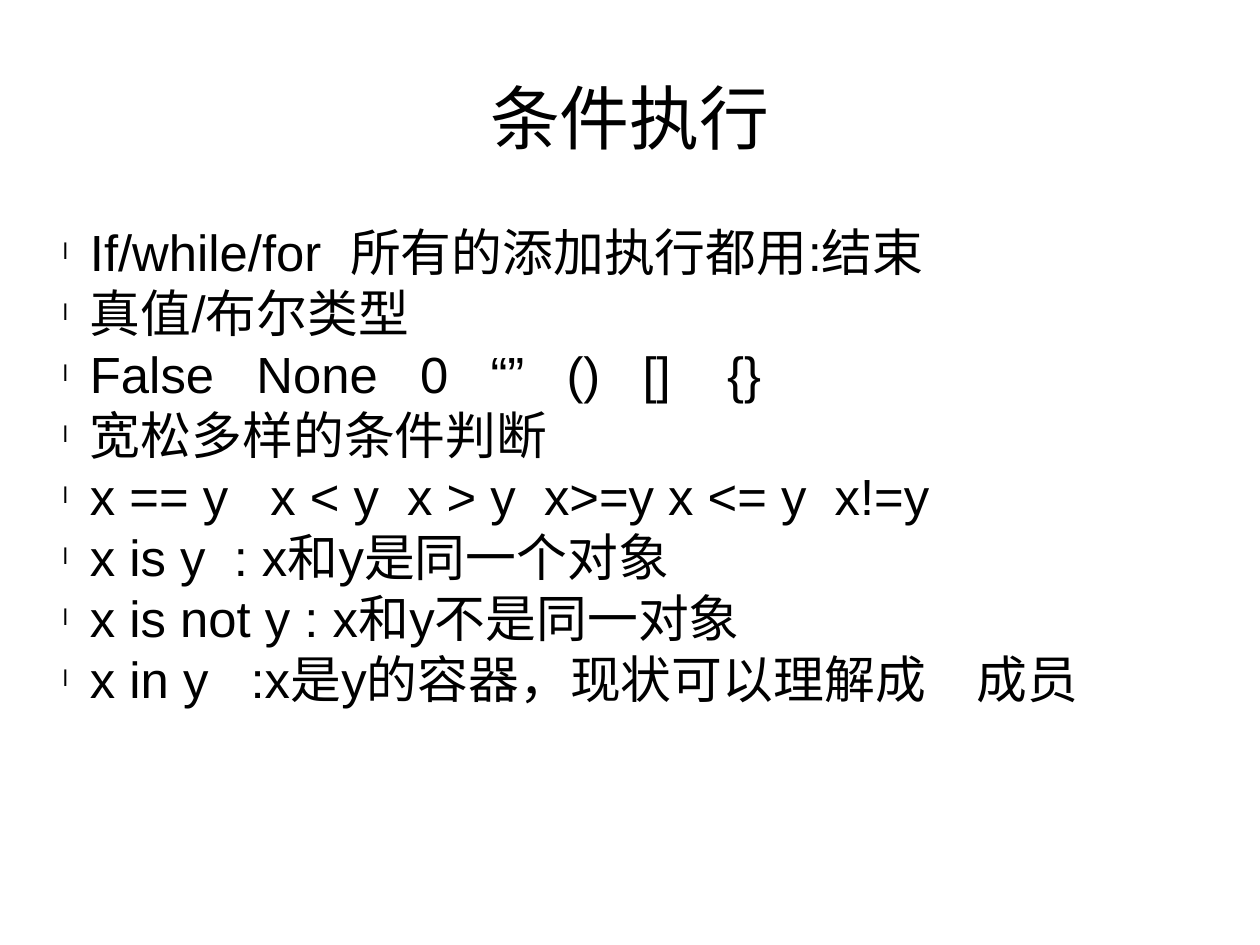
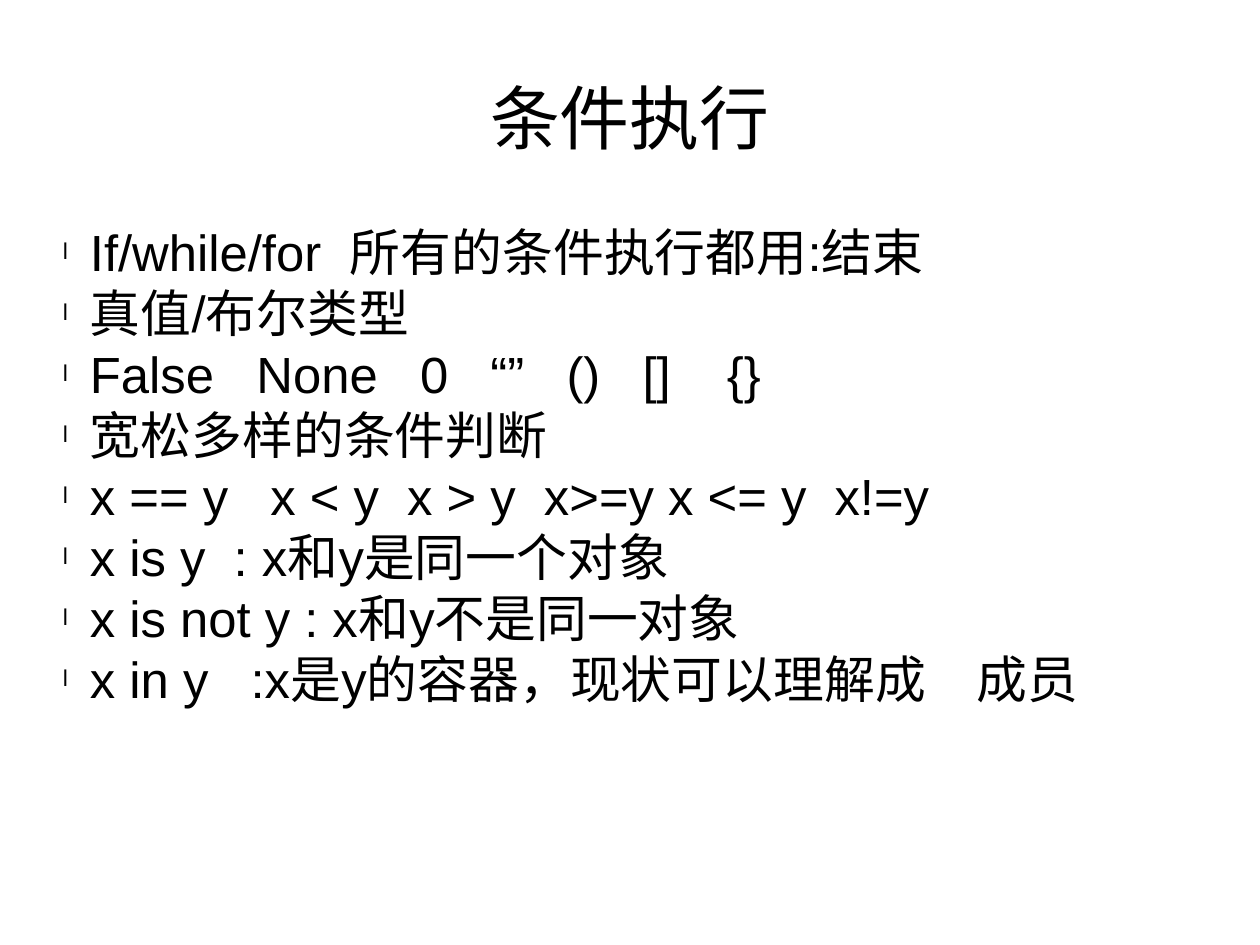
Before and after one commit to haolongzhangm/shell_my, a slide deck: slide 8 of unexeshell/tmp_use/python_l/1/p1.pptx. Drawn at 1260x945 pixels with LibreOffice and Linux fonts; fonts in the diff are those of the drawing. Boxes give left, top, right and bottom in pixels: in the first picture for what was removed or moved away, otherwise in the second. Text is boxed around its words. In the diff, an @@ line names an element or a change of style, - is before the commit and + after.

```diff
--- a/unexeshell/tmp_use/python_l/1/p1.pptx
+++ b/unexeshell/tmp_use/python_l/1/p1.pptx
@@ text at <box>90,228,923,276</box>: text changed @@
-l If/while/for 所有的添加执行都用:结束
+l If/while/for 所有的条件执行都用:结束
```
Also in this commit, not shown: 6 other slides changed.
